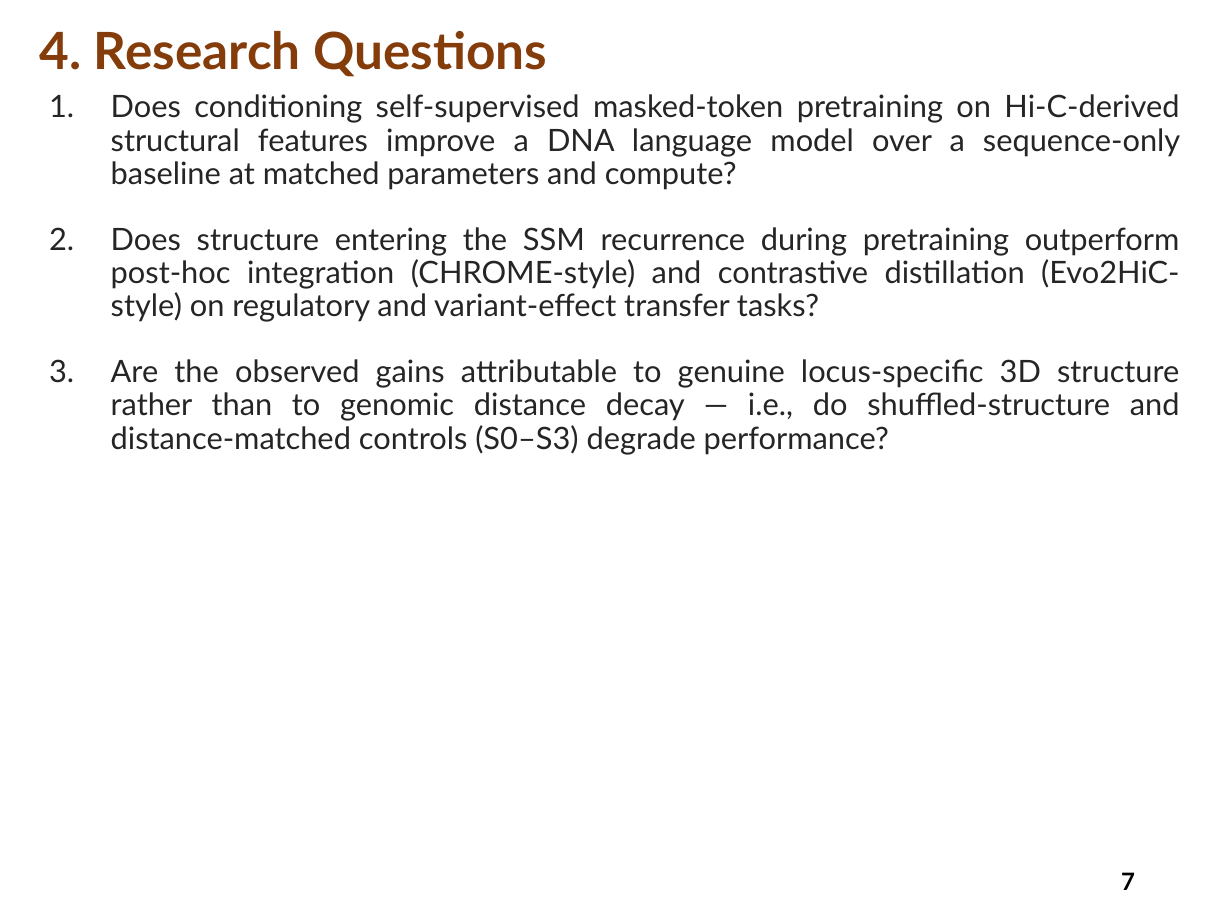
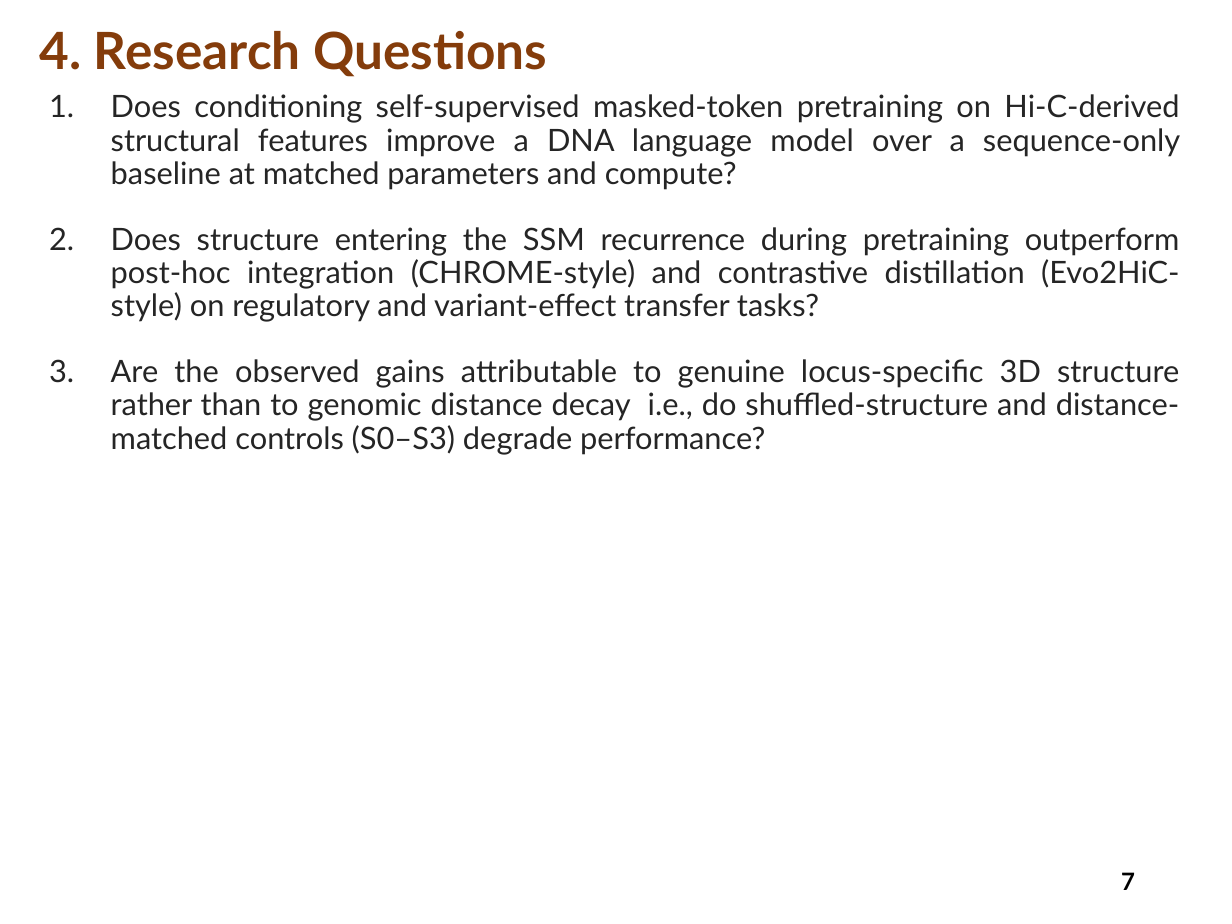
Before and after one commit to charansaiponnada/3D-Chromatin-Aware-Genomic-FM, a slide deck: slide 7 of presentations/Mini_Project_Review_0.pptx. Drawn at 1232x924 pixels with LibreOffice and Linux fonts; fonts in the diff are those of the drawing. Boxes give left, top, right and bottom in pixels: in the first picture for what was removed or moved away, otherwise in the second. Text is boxed around its words. In the diff, an @@ line names an element or a change of style, - is before the commit and + after.

```diff
--- a/presentations/Mini_Project_Review_0.pptx
+++ b/presentations/Mini_Project_Review_0.pptx
@@ text at (x1=111, y1=359, x2=1180, y2=455): text changed @@
-3. Are the observed gains attributable to genuine locus-specific 3D structure rather than to genomic distance decay — i.e., do shuffled-structure and distance-matched controls (S0–S3) degrade performance?
+3. Are the observed gains attributable to genuine locus-specific 3D structure rather than to genomic distance decay i.e., do shuffled-structure and distance-matched controls (S0–S3) degrade performance?
```
Also in this commit, not shown: 10 other slides changed, 7 other files.
